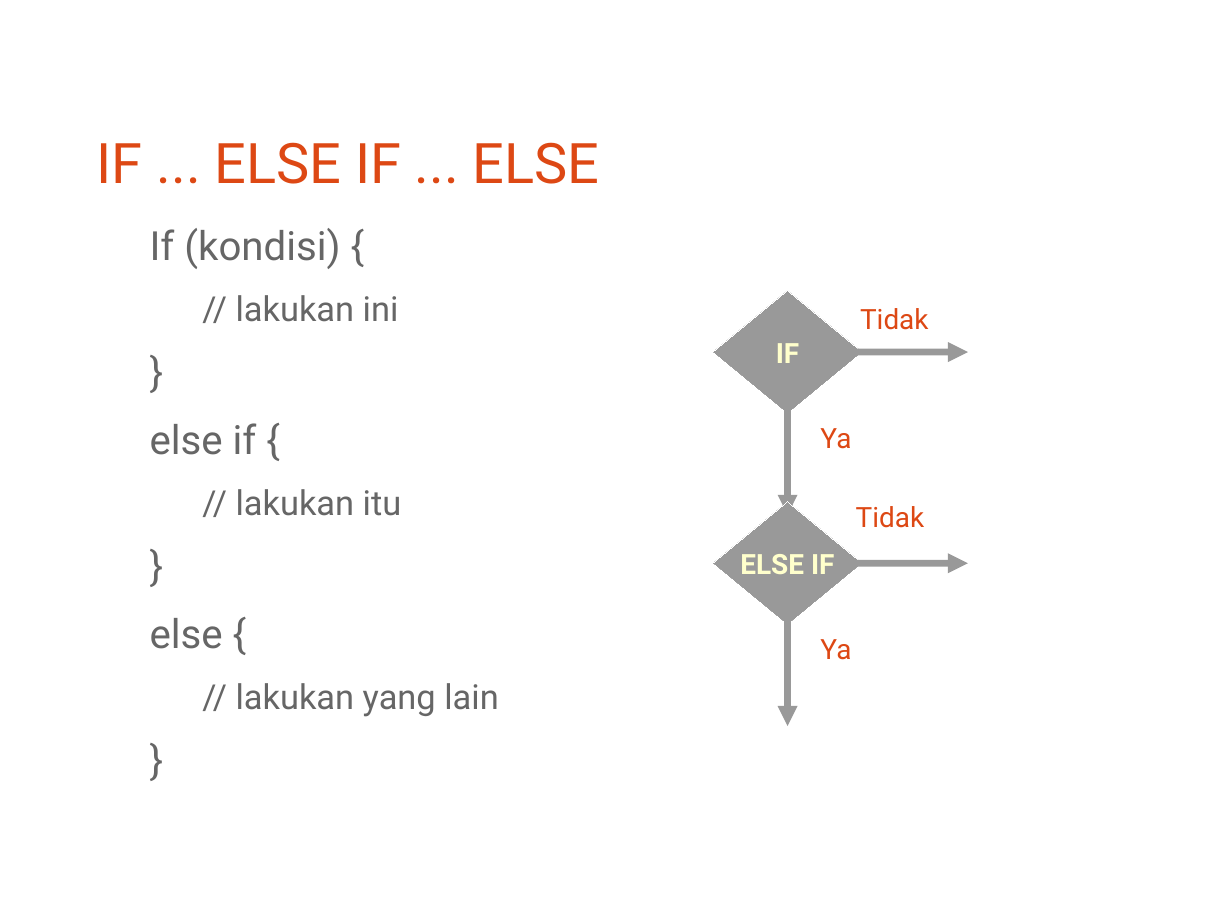
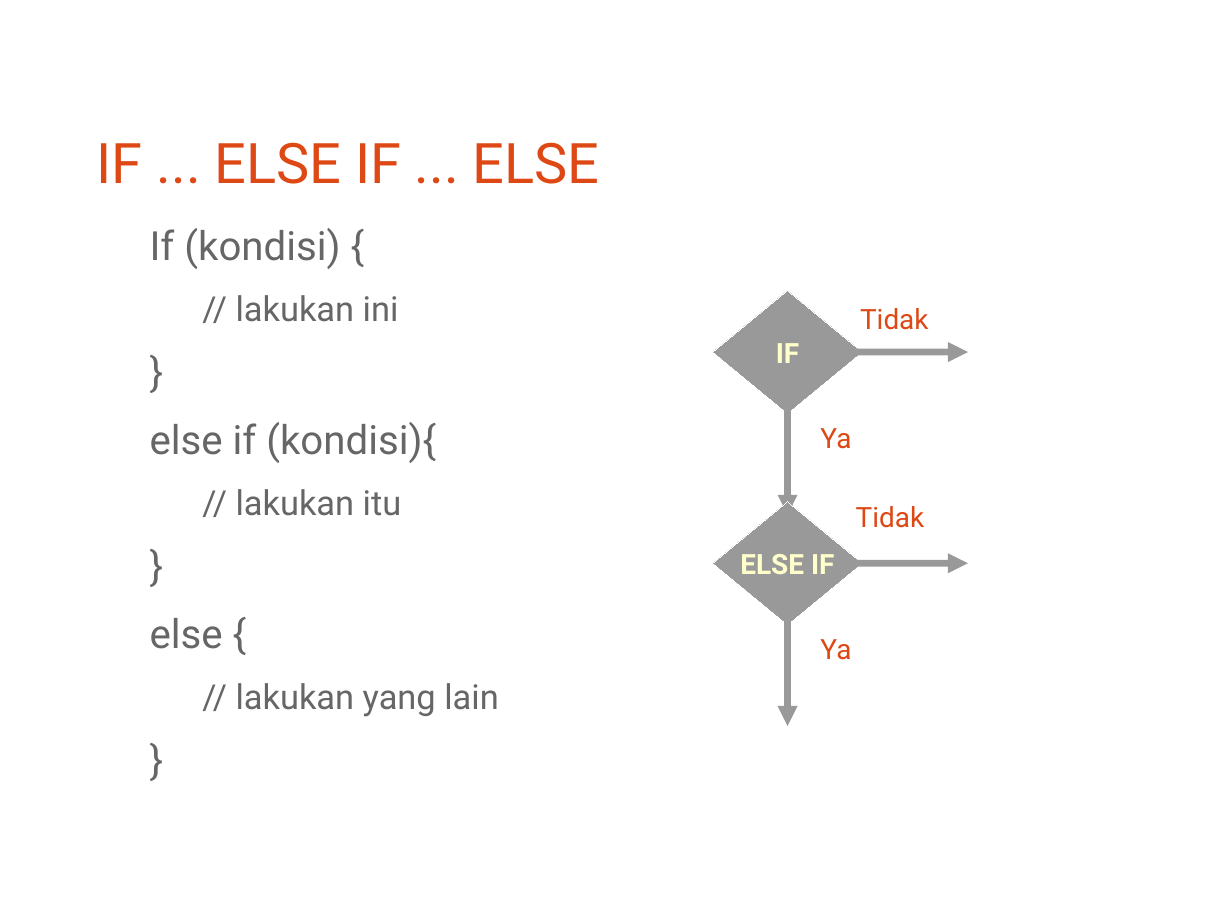
Before and after one commit to bagustris/prokom-tf, a slide deck: slide 12 of prokom2.odp. Drawn at 1232x924 pixels with LibreOffice and Linux fonts; fonts in the diff are those of the drawing. Boxes give left, top, right and bottom in pixels: in the first picture for what was removed or moved away, otherwise in the second. Text is boxed around its words. In the diff, an @@ line names an element or a change of style, - is before the commit and + after.

```diff
--- a/prokom2.odp
+++ b/prokom2.odp
@@ text at (150, 422, 436, 463): text changed @@
-else if {
+else if (kondisi){
```
Also in this commit, not shown: 2 other slides changed, 41 other files.
